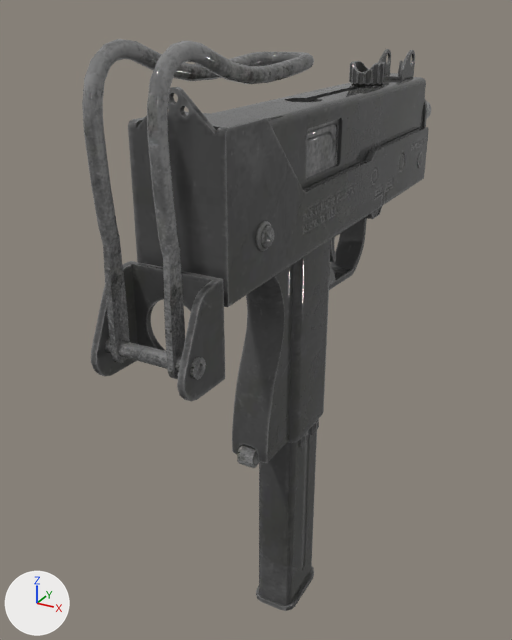
Renders of the glTF model model/mac10.glb from each side of a commit.
Rendered twice from a camera (50 mm lens) standing at (0.143, -0.298, 0.143) and looking at (-0.031, 0.019, -0.015). The lights are fixed; the arrows at lower left show +X, +Y and +Z. The first picture is the older version. Vertices at exactly the same position are counted once.

Names of what the first picture shows: 'govde'.
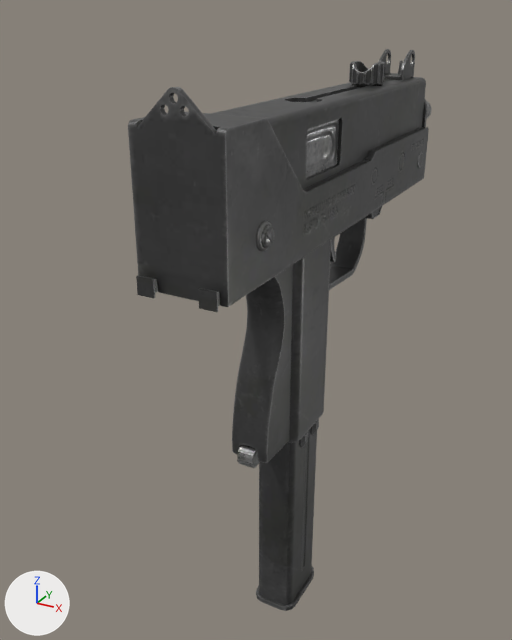
What differs and where, as boxes (x1, y1, x2, y2) in the pictures (512 x 640 px):
'govde', reshaped (13% narrower): before (82, 39, 431, 611); after (128, 49, 431, 611)
part 1 of me_defaultmaterial, deleted: before (82, 39, 314, 379)
part 2 of me_defaultmaterial, deleted: before (91, 261, 225, 401)
part 3 of me_defaultmaterial, deleted: before (190, 357, 206, 380)
part 4 of me_defaultmaterial, deleted: before (105, 338, 182, 372)

Diff of the bpy script that builds the scene:
```diff
--- a/model/mac10.glb.py
+++ b/model/mac10.glb.py
@@ img_image_1 @@
+img_image_1 = load_image('Image_1', '_unpacked/Image_1', 1024, 1024, 'Non-Color')
@@ mat_lambert1 @@
 mat_lambert1 = bpy.data.materials.new('lambert1')
-# nodes: BsdfPrincipled, NormalMap, OutputMaterial, TexImage x2
+# nodes: BsdfPrincipled, Math, NormalMap, OutputMaterial, SeparateColor, TexImage x3
 # uses the picture img_image_0
+# uses the picture img_image_1
 # uses the picture img_image_2
@@ me_defaultmaterial @@
 # used by ob_govde; location = (0.0, 0.0, 0.0)
-me_defaultmaterial.from_pydata(...)  # 5122 vertices, 10028 faces; spans x -0.024..0.024, y -0.126..0.194, z -0.174..0.134
+me_defaultmaterial.from_pydata(...)  # 4214 vertices, 8256 faces; spans x -0.024..0.024, y -0.1..0.194, z -0.174..0.121
+# me_defaultmaterial part 1: the loose piece of 628 vertices spanning x -0.015..0.016, y -0.125..-0.007, z 0.025..0.134 is deleted
+# me_defaultmaterial part 2: the loose piece of 116 vertices spanning x -0.019..0.021, y -0.126..-0.1, z 0.018..0.057 is deleted
+# me_defaultmaterial part 3: the loose piece of 66 vertices spanning x 0.021..0.022, y -0.122..-0.114, z 0.027..0.035 is deleted
+# me_defaultmaterial part 4: the loose piece of 32 vertices spanning x -0.017..0.019, y -0.121..-0.115, z 0.028..0.034 is deleted
+# other edits to the shape of me_defaultmaterial do not show in these pictures
 me_defaultmaterial.materials.append(mat_lambert1)
```
